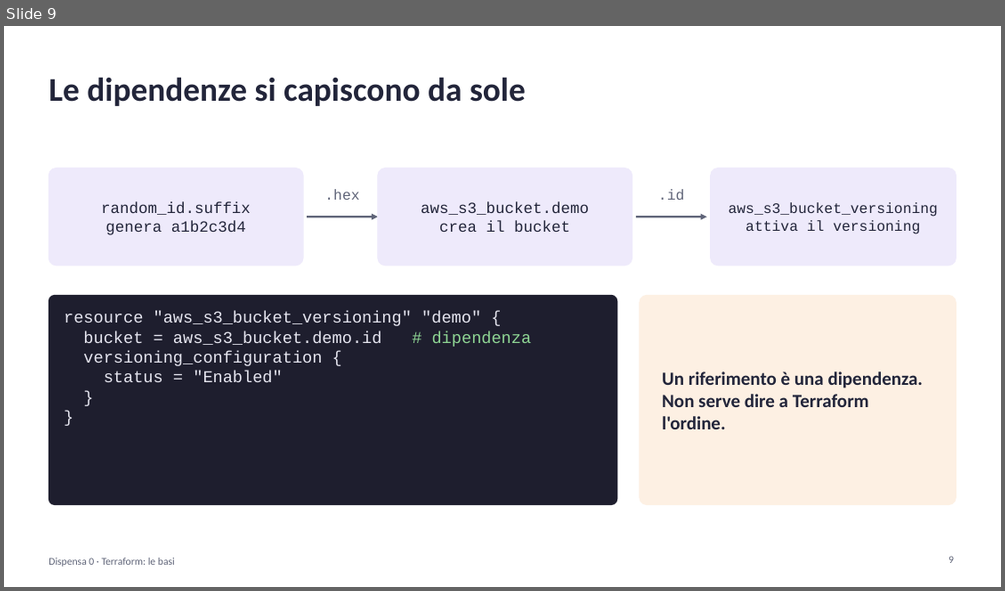
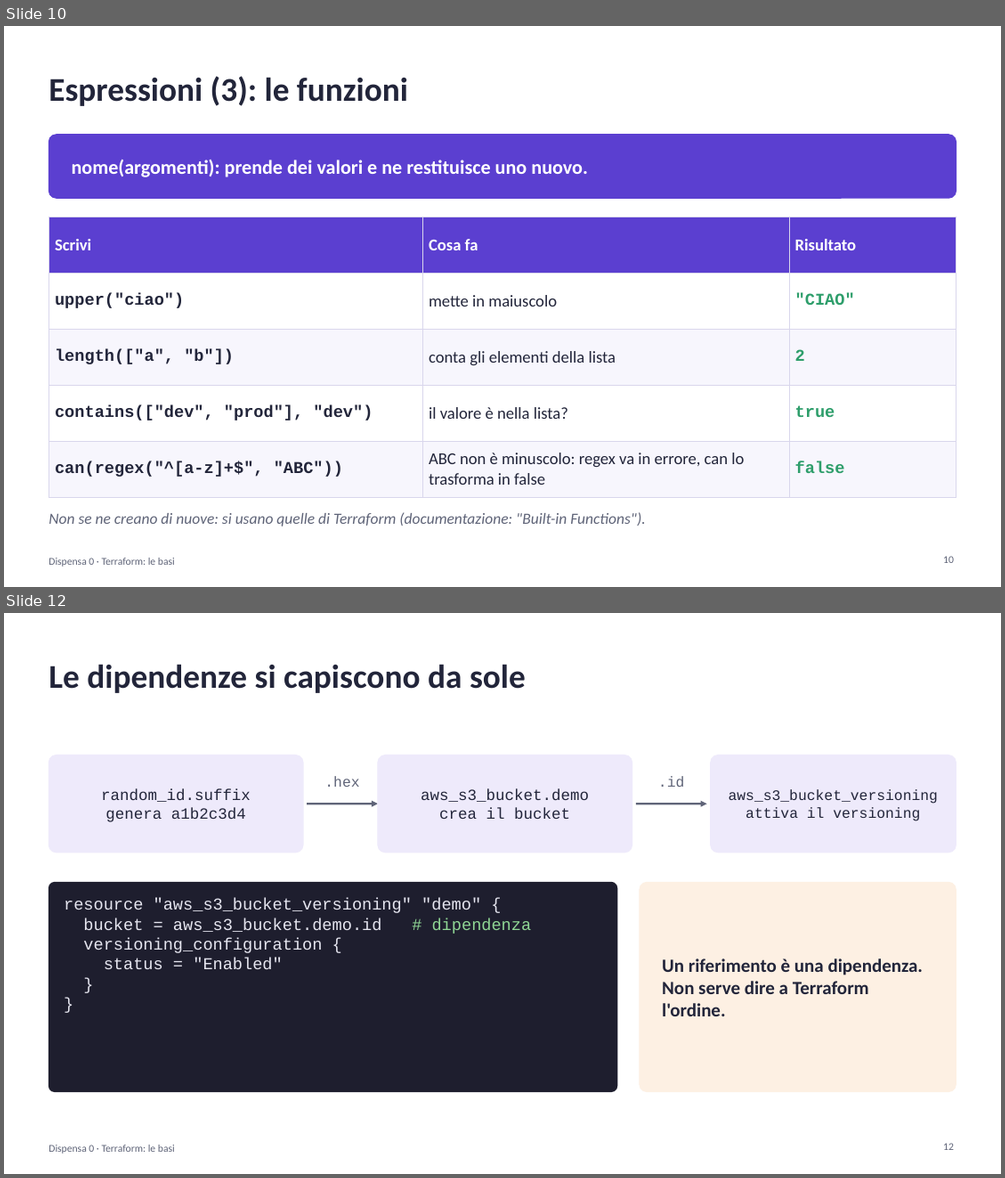
Before and after one commit to cereZ23/aws, a slide deck: slide/slide-0-terraform.pptx. Shown one above the other, each under a label of ours: slide 9 before the commit, slides 10 and 12 after it; the slides between them are not shown. The pictures are 1005x591 and 1005x1178 pixels, drawn with LibreOffice and Linux fonts; fonts in the diff are those of the drawing. Boxes give left, top, right and bottom in pixels: in the first picture for what was removed or moved away, otherwise in the second. Text is boxed around its words. In the diff, an @@ line names an element or a change of style, - is before the commit and + after.

Commit message:
Slide: espressioni spiegate una per una

```diff
--- a/slide/slide-0-terraform.pptx
+++ b/slide/slide-0-terraform.pptx
@@ slide 10 added at box(4, 26, 1001, 587), background #FFFFFF @@
@@ text added at box(48, 76, 408, 106), 32 pt, text #22253A, bold @@
+Espressioni (3): le funzioni
@@ rounded rectangle added at box(48, 135, 956, 198), fill #5B3FD0, outline #5B3FD0 1 pt @@
@@ text added at box(72, 160, 588, 177), 19 pt, text #FFFFFF, bold @@
+nome(argomenti): prende dei valori e ne restituisce uno nuovo.
@@ table added at box(48, 216, 956, 488), 5 rows, 3 columns @@
+Scrivi | Cosa fa | Risultato
+upper("ciao") | mette in maiuscolo | "CIAO"
+length(["a", "b"]) | conta gli elementi della lista | 2
+contains(["dev", "prod"], "dev") | il valore è nella lista? | true
+can(regex("^[a-z]+$", "ABC")) | ABC non è minuscolo: regex va in errore, can lo trasforma in false | false
@@ text added at box(48, 512, 645, 526), 15 pt, text #5F6478, italic @@
+Non se ne creano di nuove: si usano quelle di Terraform (documentazione: "Built-in Functions").
@@ text added at box(48, 557, 175, 566), 10 pt, text #5F6478 @@
+Dispensa 0 · Terraform: le basi
@@ page number added at box(943, 556, 954, 563), 10 pt, text #5F6478 @@
+10
@@ what was slide 9 is now slide 12 @@
@@ page number at box(943, 1143, 954, 1150): text changed @@
-9
+12
```
Also in this commit, not shown: 1 slide changed, 3 other slides added, 1 slide removed, 1 other file.
